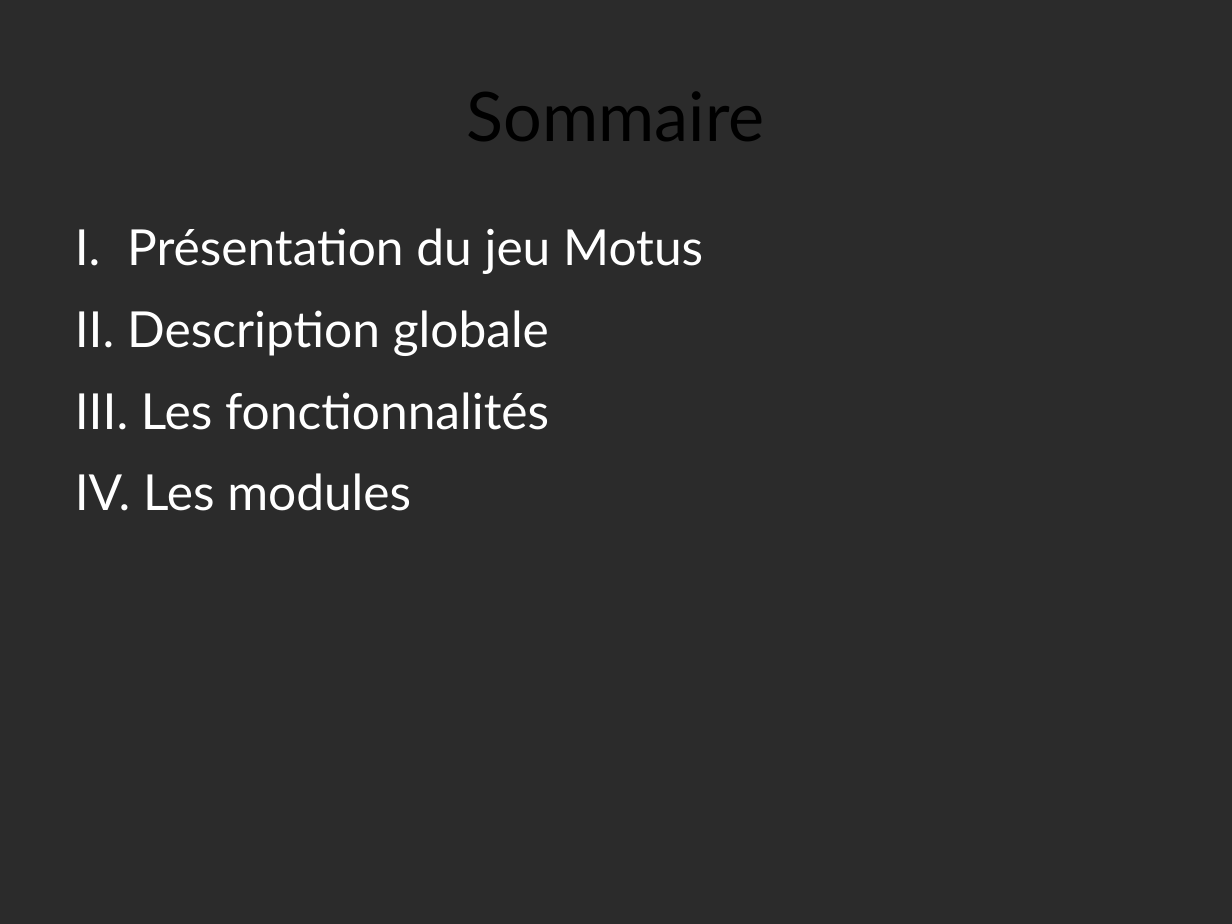
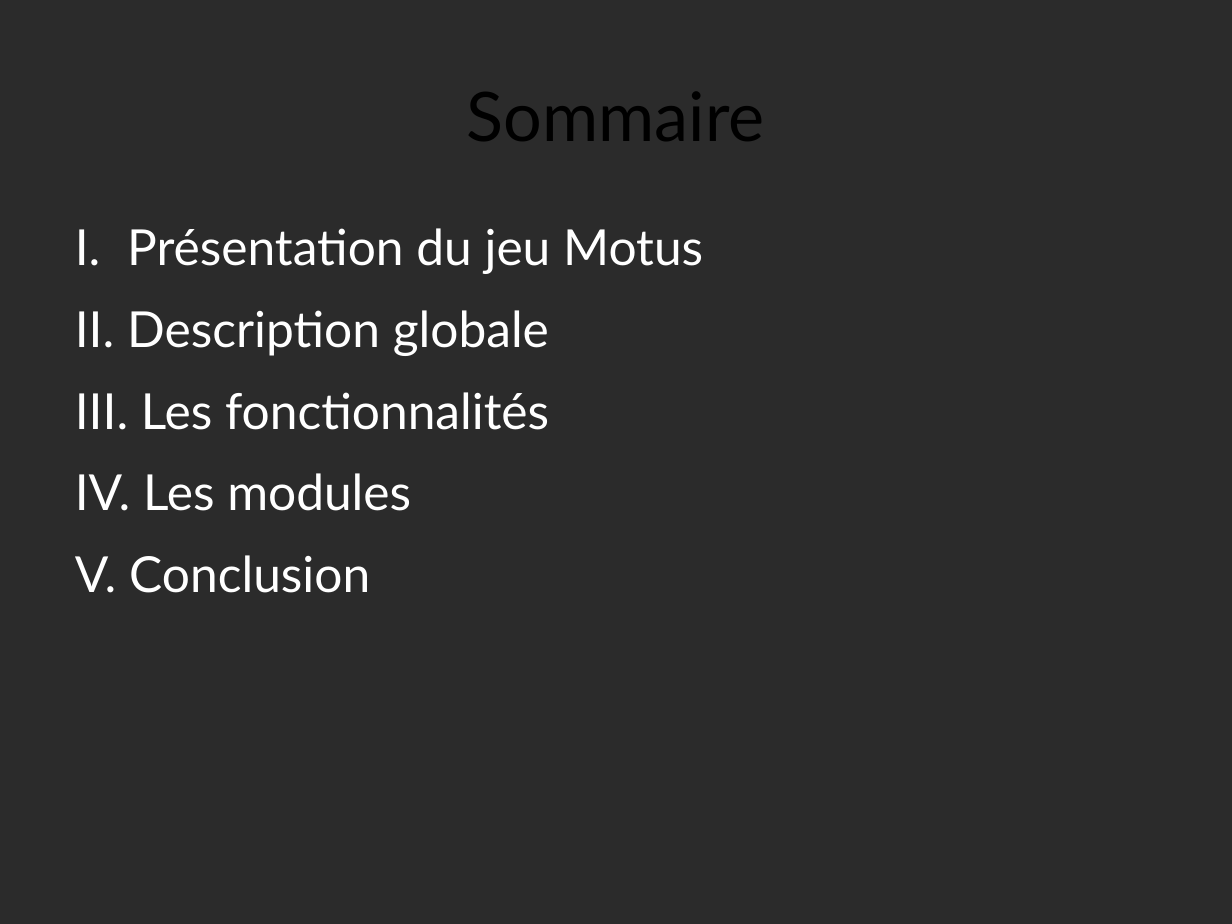
Before and after one commit to Yamihoshi/Projet-L3, a slide deck: slide 2 of Momomotus.odp. Drawn at 1232x924 pixels with LibreOffice and Linux fonts; fonts in the diff are those of the drawing; background and template pictures are left out; a plain dark background stands for a picture behind light text. Boxes give left, top, right and bottom in pixels: in the first picture for what was removed or moved away, otherwise in the second. Text is boxed around its words. In the diff, an @@ line names an element or a change of style, - is before the commit and + after.

```diff
--- a/Momomotus.odp
+++ b/Momomotus.odp
@@ text at (129, 555, 370, 593): paragraph added @@
+V. Conclusion
```
Also in this commit, not shown: 4 other slides changed, 1 slide removed, 1 other file.
